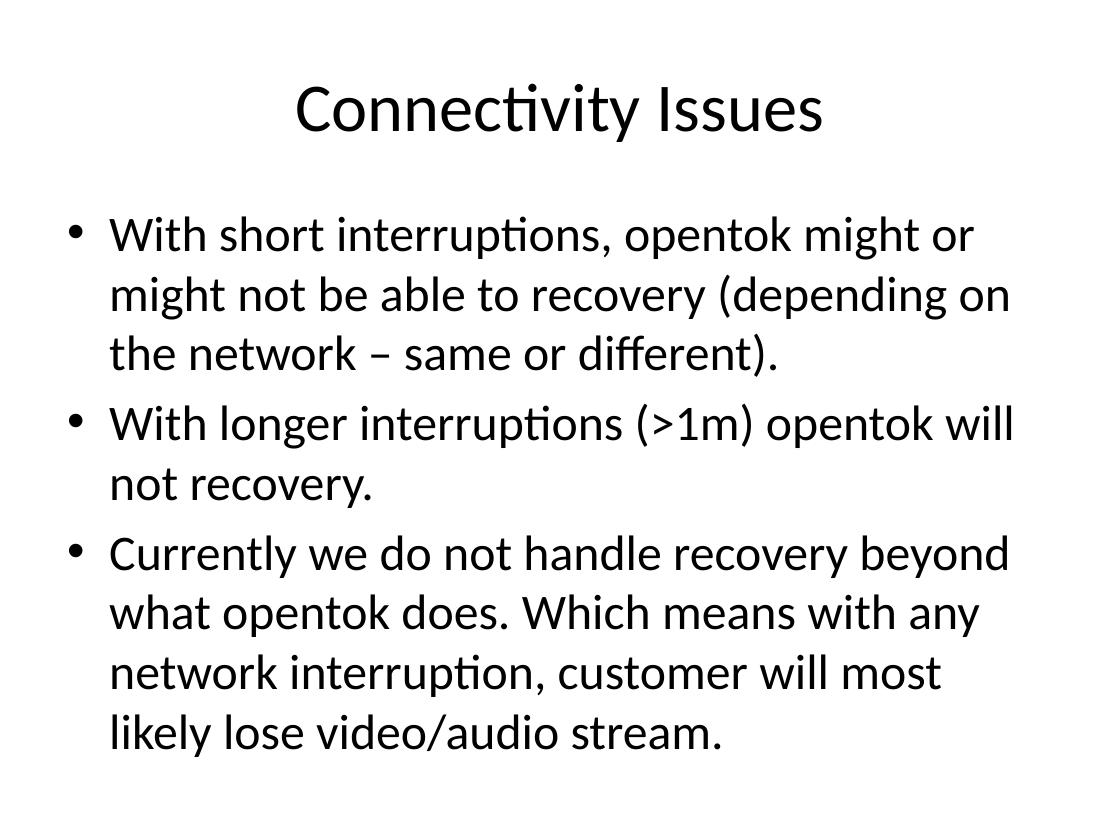
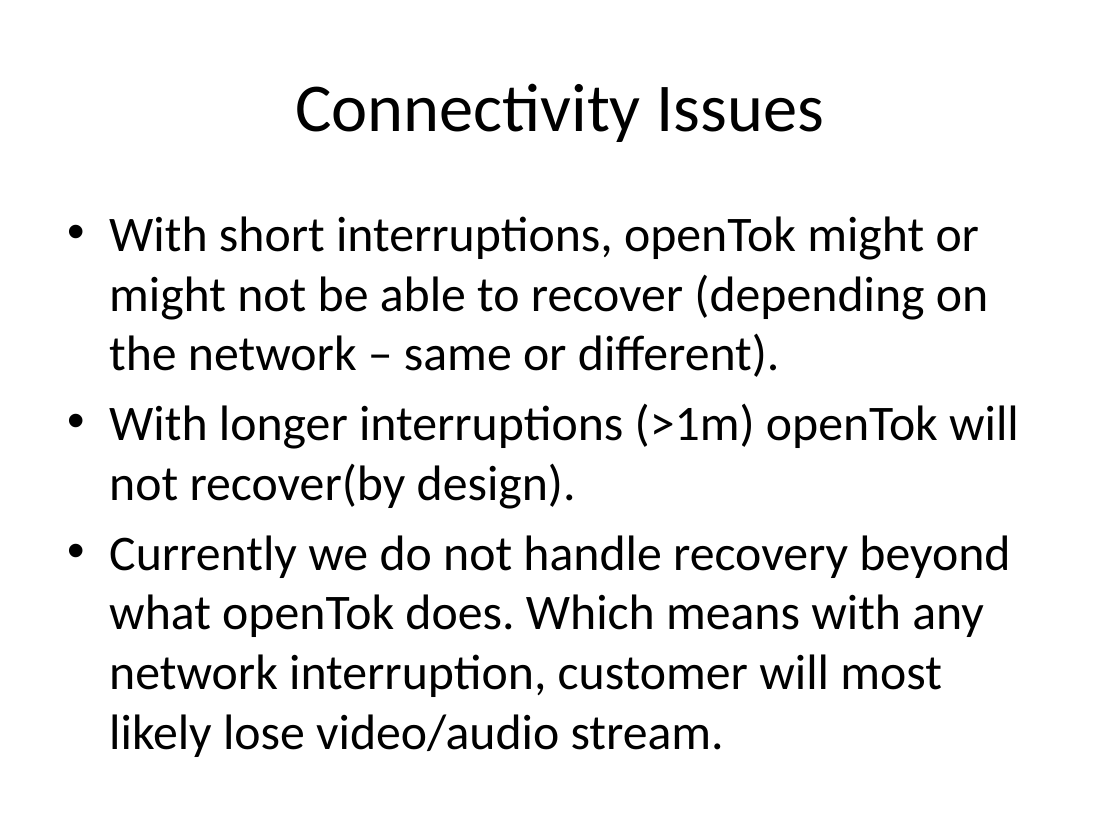
Before and after one commit to LukeZhao/misc, a slide deck: slide 11 of opentokvideofix/OpenTok Issues and Solutions.pptx. Drawn at 1120x840 pixels with LibreOffice and Linux fonts; fonts in the diff are those of the drawing. Boxes give left, top, right and bottom in pixels: in the first picture for what was removed or moved away, otherwise in the second. Text is boxed around its words. In the diff, an @@ line names an element or a change of style, - is before the commit and + after.

Commit message:
file

```diff
--- a/opentokvideofix/OpenTok Issues and Solutions.pptx
+++ b/opentokvideofix/OpenTok Issues and Solutions.pptx
@@ text at <box>109,216,1019,757</box>: text changed @@
-• With short interruptions, opentok might or might not be able to recovery (depending on the network – same or different).
-• With longer interruptions (>1m) opentok will not recovery.
-• Currently we do not handle recovery beyond what opentok does. Which means with any network interruption, customer will most likely lose video/audio stream.
+• With short interruptions, openTok might or might not be able to recover (depending on the network – same or different).
+• With longer interruptions (>1m) openTok will not recover(by design).
+• Currently we do not handle recovery beyond what openTok does. Which means with any network interruption, customer will most likely lose video/audio stream.
```
Also in this commit, not shown: 8 other slides changed.
